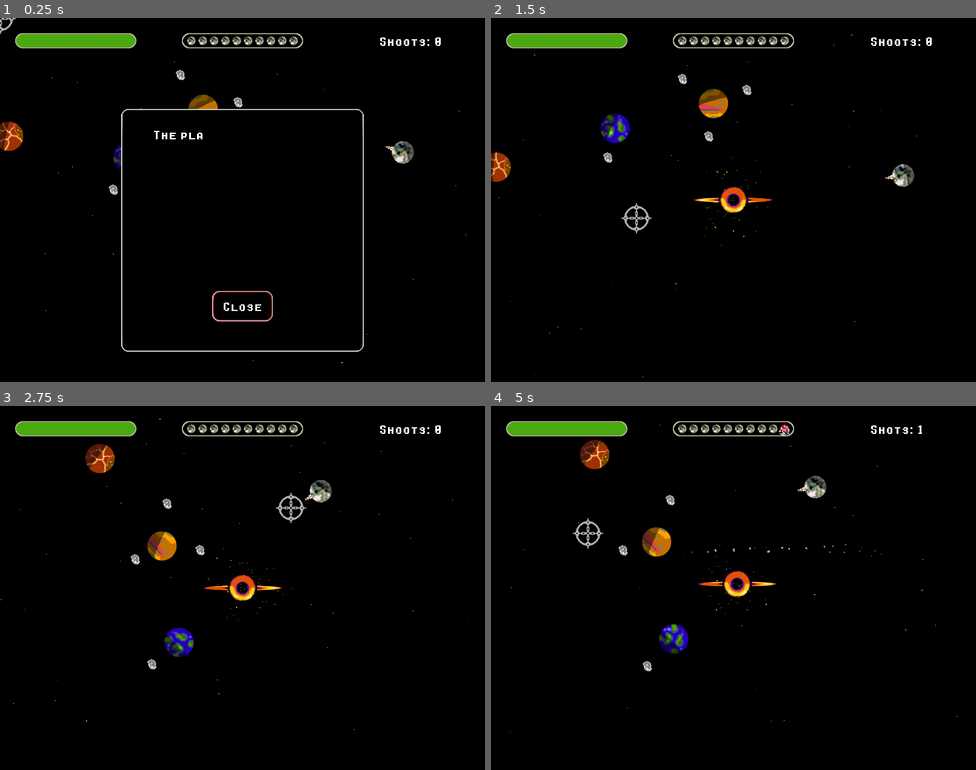
Above: before the commit, frames 1-4 (two rows, left to right).
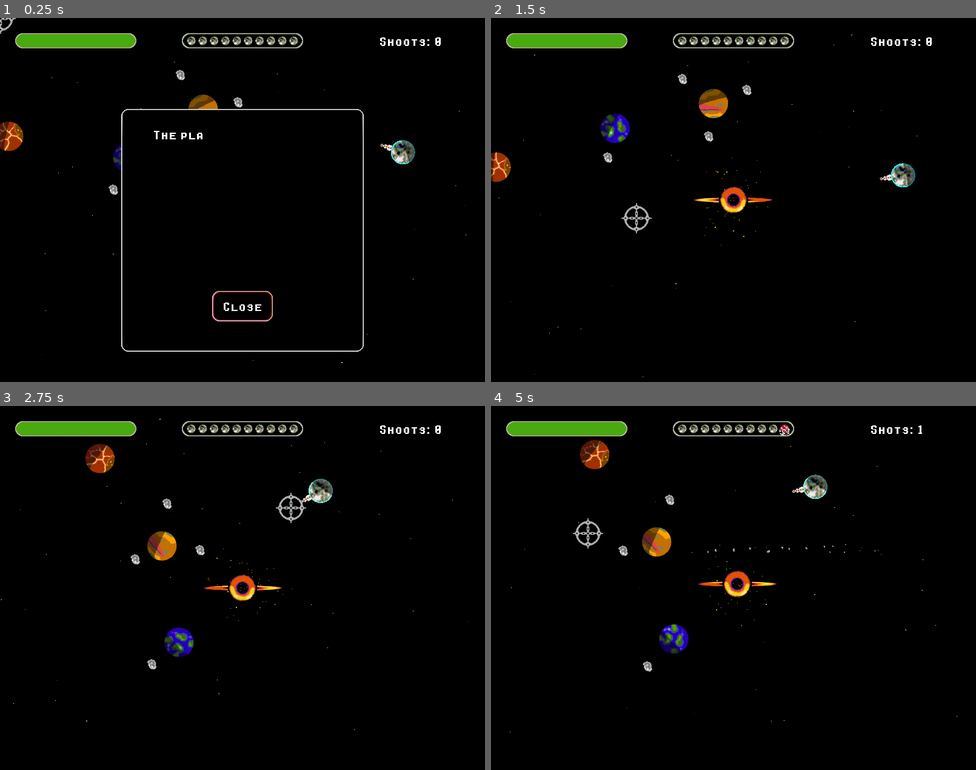
Above: after the commit, the same moments.

Repository: renato-grottesi/moonarchists
Game: Godot game, scene res://Game/Level03.tscn
Two runs of this game, one before a commit and one after it. Both use one fixed random seed, a clock stepped at 60 frames per second and the inputs below. This scene is started directly instead of the project's main scene.
Inputs (mouse positions are in pixels of both pictures, inside the frame that each line leads up to):
- Up to frame 1 (0.25 s): no input
- Up to frame 2 (1.5 s): move the mouse to (840, 181) at 0.52 s; hold Up 0.53-1.28 s; tap R at 0.6, 1.35 s; click (840, 181) at 0.67 s; move the mouse to (636, 218) at 1.27 s; hold Down from 1.28 s (still down)
- Up to frame 3 (2.75 s): tap Space at 1.52 s; move the mouse to (291, 507) at 2.02 s; release Down at 2.03 s; hold Up from 2.03 s (still down); tap R at 2.1 s
- Up to frame 4 (5 s): move the mouse to (709, 660) at 2.77 s; tap R at 2.85, 3.6, 4.35 s; click (709, 660) at 2.92 s; tap Space at 3.02, 3.77, 4.52 s; move the mouse to (879, 642) at 3.52 s; release Up at 3.53 s; hold Down from 3.53 s (still down); move the mouse to (588, 533) at 4.27 s

The runs differ from the first frame. In frame 1, less than 0.1% of the frame differs, in the area x 78-86%, y 33-41%; in frame 2, less than 0.1%; in frame 3, less than 0.1%; in frame 4, 0.2%, in the area x 3-92%, y 5-98%.

Commit message:
joypad on android, moon outline, slowmo on hits

Diff:
--- a/Game/Moon.gd
+++ b/Game/Moon.gd
@@ -12,11 +12,12 @@
 const Asteroid = preload("res://Game/Asteroid.gd")
 
 var health = 100
+var time = 0
 
 func _ready():
 	apply_impulse(Vector2(0, 0), impulse0);
 	emit_signal("heath", health)
-	$SpriteNozzle.visible = OS.get_name() != "Android"
+	$SpriteNozzle.visible = OS.get_name() != "Android" || Global.use_joy_pad
 
 func _physics_process(delta):
 	rotation = 0
@@ -62,6 +63,11 @@
 		if event.is_pressed() && event.button_index == 0 && Global.use_joy_pad:
 			emit_signal("shoot", Vector2(60, 0).rotated($SpriteNozzle.rotation))
 		Global.use_joy_pad = true
+		Global.use_cross_hair = false
+		$SpriteNozzle.visible = true
+#		print("JOYSTICK BUTTON: " + String(event.button_index))
+#	if event is InputEventJoypadMotion:
+#		print("JOYSTICK AXIS: " + String(event.axis) + ", VALUE: " + String(event.axis_value))
 
 func _on_Moon_body_entered(body):
 	var swallowed = false
@@ -91,3 +97,5 @@
 func _process(delta):
 	update_nozzle()
 	update_shadow()
+	time+=delta
+	$Outline.material.set_shader_param("time", time);
--- a/Game/Moon.tscn
+++ b/Game/Moon.tscn
@@ -1,13 +1,18 @@
-[gd_scene load_steps=6 format=2]
+[gd_scene load_steps=8 format=2]
 
 [ext_resource path="res://Game/Moon.gd" type="Script" id=1]
 [ext_resource path="res://Sprites/nozzle.png" type="Texture" id=2]
 [ext_resource path="res://Sprites/moon.png" type="Texture" id=3]
 [ext_resource path="res://Sprites/black.png" type="Texture" id=4]
+[ext_resource path="res://Game/MoonOutline.shader" type="Shader" id=5]
 
 [sub_resource type="CircleShape2D" id=1]
 custom_solver_bias = 1.0
 radius = 23.0
+
+[sub_resource type="ShaderMaterial" id=3]
+shader = ExtResource( 5 )
+shader_param/time = 0.0
 
 [node name="Moon" type="RigidBody2D"]
 contacts_reported = 1000
@@ -17,13 +22,19 @@
 [node name="Shape" type="CollisionShape2D" parent="."]
 shape = SubResource( 1 )
 
+[node name="Outline" type="Sprite" parent="."]
+material = SubResource( 3 )
+scale = Vector2( 0.8, 0.8 )
+texture = ExtResource( 3 )
+
 [node name="SpriteMoon" type="Sprite" parent="."]
 scale = Vector2( 0.75, 0.75 )
 texture = ExtResource( 3 )
 
 [node name="SpriteNozzle" type="Sprite" parent="."]
+scale = Vector2( 1.5, 1.5 )
 texture = ExtResource( 2 )
-offset = Vector2( 30, 0 )
+offset = Vector2( 25, 0 )
 
 [node name="Shadow" type="Sprite" parent="."]
 scale = Vector2( 0.75, 0.75 )
--- /dev/null
+++ b/Game/MoonOutline.shader
@@ -0,0 +1,11 @@
+shader_type canvas_item;
+
+uniform float time = 0.0;
+
+void fragment()
+{
+	// If the pixel is outside the inner circle, discard it.
+	if (distance(vec2(0.5, 0.5), UV) > 0.5) discard;
+	// Use a constantly changing color from green to blue to yellow
+	COLOR = vec4(sin(time), 1.0, cos(time), 1.0);
+}
--- a/Game/Universe.gd
+++ b/Game/Universe.gd
@@ -225,6 +225,7 @@
 	$ExplosionSound.play()
 	$ExplosionSound.set_volume_db(Global.get_sound_volume_db())
 	$Camera/Shake.start()
+	Global.short_slow()
 
 func swoosh():
 	$SwooshSound.play()
--- a/Global.gd
+++ b/Global.gd
@@ -11,6 +11,7 @@
 var speed_run_start_time
 var speed_run_record = 0
 var is_speedrunning = false
+var slowmo
 
 var levels = [
 	"res://Scenes/MainMenu.tscn",
@@ -91,6 +92,17 @@
 	music.volume_db = 1
 	music.pitch_scale = 1
 	play_music()
+	slowmo = Timer.new()
+	slowmo.connect("timeout", self, "short_slow_done")
+	add_child(slowmo)
+
+func short_slow():
+	slowmo.start(0.05)
+	Engine.time_scale = 0.5
+
+func short_slow_done():
+	print("done")
+	Engine.time_scale = 0.75
 
 func _process(delta):
 	play_music()
--- a/project.godot
+++ b/project.godot
@@ -29,6 +29,47 @@
 window/stretch/mode="2d"
 window/stretch/aspect="keep"
 
+[input]
+
+ui_cancel={
+"deadzone": 0.5,
+"events": [ Object(InputEventKey,"resource_local_to_scene":false,"resource_name":"","device":0,"alt":false,"shift":false,"control":false,"meta":false,"command":false,"pressed":false,"scancode":16777217,"unicode":0,"echo":false,"script":null)
+, Object(InputEventJoypadButton,"resource_local_to_scene":false,"resource_name":"","device":0,"button_index":1,"pressure":0.0,"pressed":false,"script":null)
+, Object(InputEventJoypadButton,"resource_local_to_scene":false,"resource_name":"","device":0,"button_index":10,"pressure":0.0,"pressed":false,"script":null)
+, Object(InputEventJoypadButton,"resource_local_to_scene":false,"resource_name":"","device":0,"button_index":11,"pressure":0.0,"pressed":false,"script":null)
+ ]
+}
+ui_left={
+"deadzone": 0.5,
+"events": [ Object(InputEventKey,"resource_local_to_scene":false,"resource_name":"","device":0,"alt":false,"shift":false,"control":false,"meta":false,"command":false,"pressed":false,"scancode":16777231,"unicode":0,"echo":false,"script":null)
+, Object(InputEventJoypadButton,"resource_local_to_scene":false,"resource_name":"","device":0,"button_index":14,"pressure":0.0,"pressed":false,"script":null)
+, Object(InputEventJoypadButton,"resource_local_to_scene":false,"resource_name":"","device":0,"button_index":4,"pressure":0.0,"pressed":false,"script":null)
+, Object(InputEventJoypadMotion,"resource_local_to_scene":false,"resource_name":"","device":0,"axis":2,"axis_value":-1.0,"script":null)
+ ]
+}
+ui_right={
+"deadzone": 0.5,
+"events": [ Object(InputEventKey,"resource_local_to_scene":false,"resource_name":"","device":0,"alt":false,"shift":false,"control":false,"meta":false,"command":false,"pressed":false,"scancode":16777233,"unicode":0,"echo":false,"script":null)
+, Object(InputEventJoypadButton,"resource_local_to_scene":false,"resource_name":"","device":0,"button_index":15,"pressure":0.0,"pressed":false,"script":null)
+, Object(InputEventJoypadButton,"resource_local_to_scene":false,"resource_name":"","device":0,"button_index":5,"pressure":0.0,"pressed":false,"script":null)
+, Object(InputEventJoypadMotion,"resource_local_to_scene":false,"resource_name":"","device":0,"axis":2,"axis_value":1.0,"script":null)
+ ]
+}
+ui_up={
+"deadzone": 0.5,
+"events": [ Object(InputEventKey,"resource_local_to_scene":false,"resource_name":"","device":0,"alt":false,"shift":false,"control":false,"meta":false,"command":false,"pressed":false,"scancode":16777232,"unicode":0,"echo":false,"script":null)
+, Object(InputEventJoypadButton,"resource_local_to_scene":false,"resource_name":"","device":0,"button_index":12,"pressure":0.0,"pressed":false,"script":null)
+, Object(InputEventJoypadMotion,"resource_local_to_scene":false,"resource_name":"","device":0,"axis":7,"axis_value":1.0,"script":null)
+ ]
+}
+ui_down={
+"deadzone": 0.5,
+"events": [ Object(InputEventKey,"resource_local_to_scene":false,"resource_name":"","device":0,"alt":false,"shift":false,"control":false,"meta":false,"command":false,"pressed":false,"scancode":16777234,"unicode":0,"echo":false,"script":null)
+, Object(InputEventJoypadButton,"resource_local_to_scene":false,"resource_name":"","device":0,"button_index":13,"pressure":0.0,"pressed":false,"script":null)
+, Object(InputEventJoypadMotion,"resource_local_to_scene":false,"resource_name":"","device":0,"axis":7,"axis_value":-1.0,"script":null)
+ ]
+}
+
 [physics]
 
 2d/physics_engine="GodotPhysics"
